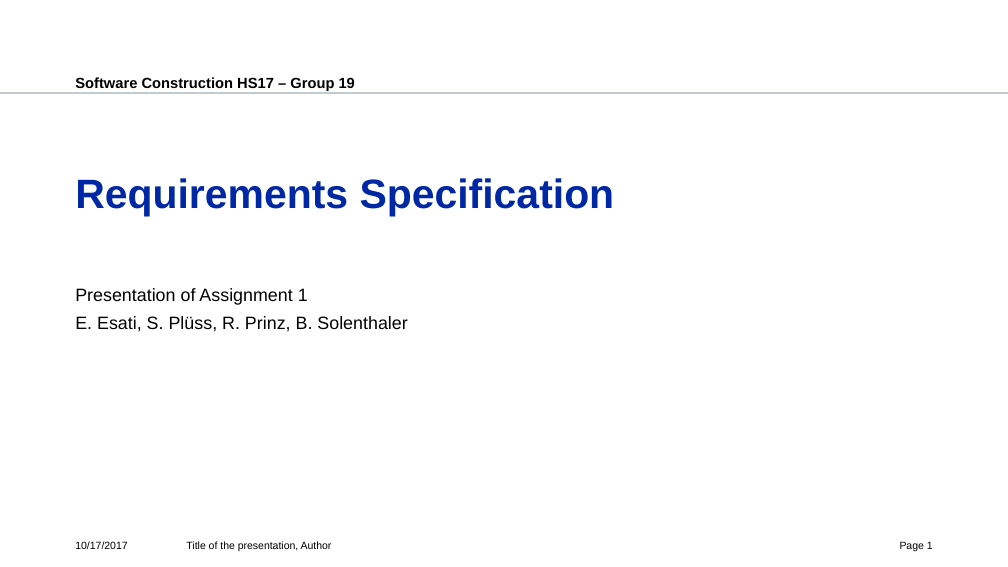
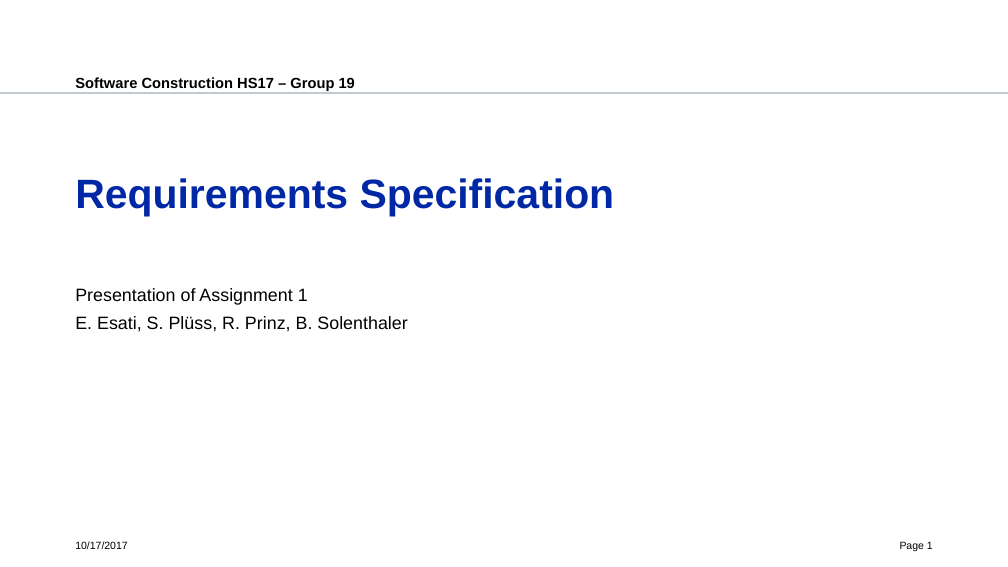
Before and after one commit to eesati/html-library, a slide deck: slide 1 of documents/presentation_assignment1.pptx. Drawn at 1008x567 pixels with LibreOffice and Linux fonts; fonts in the diff are those of the drawing; background and template pictures are left out. Boxes give left, top, right and bottom in pixels: in the first picture for what was removed or moved away, otherwise in the second. Text is boxed around its words. In the diff, an @@ line names an element or a change of style, - is before the commit and + after.

Commit message:
presentation pdf actualized

```diff
--- a/documents/presentation_assignment1.pptx
+++ b/documents/presentation_assignment1.pptx
@@ text removed at (186,541,332,551) @@
-Title of the presentation, Author
```
Also in this commit, not shown: 1 other file.
